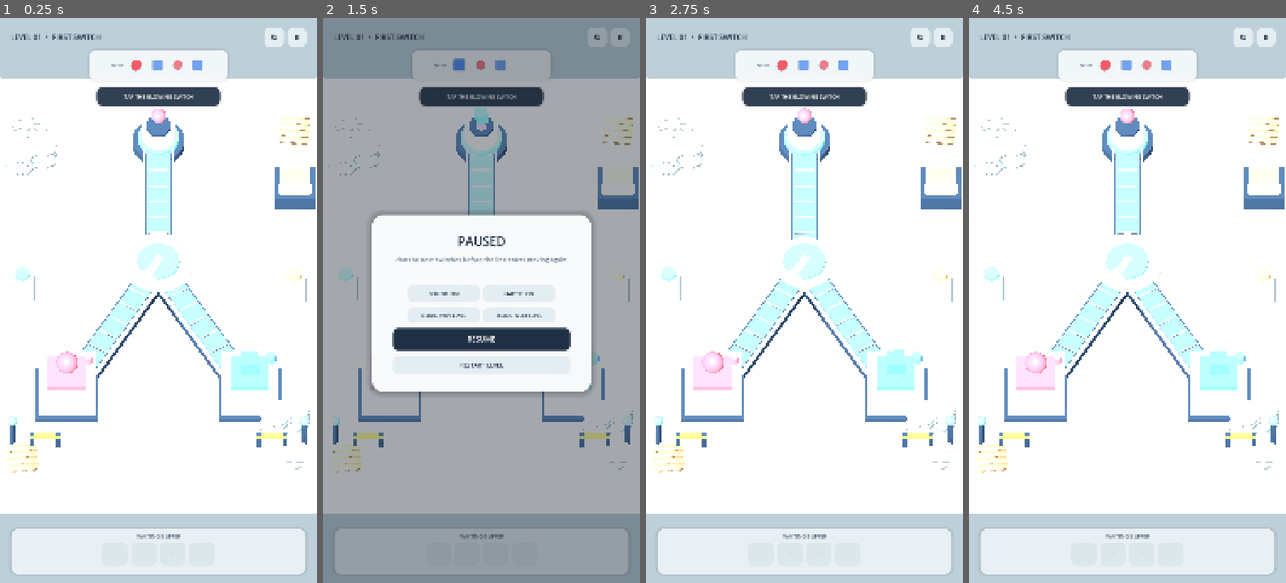
Above: before the commit, frames 1-4 (left to right).
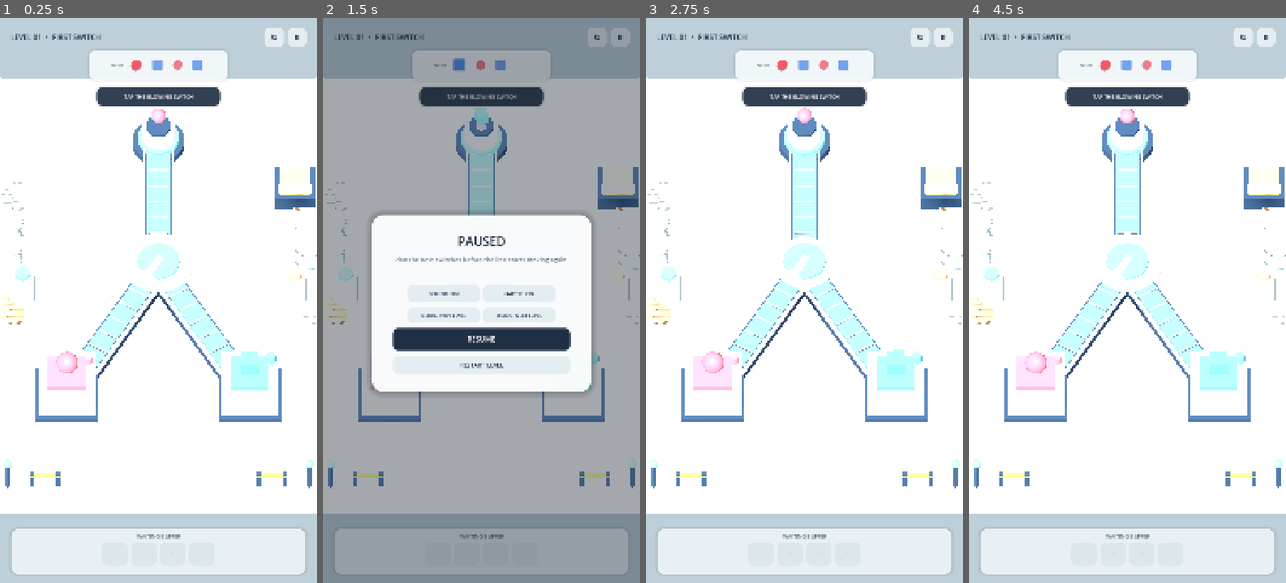
Above: after the commit, the same moments.

Repository: mocchaust64/rail_game
Game: Godot game, scene res://app/main.tscn
Same seed, same stepped clock (60 frames per second), same inputs: the game is played once before the commit and once after it.
Inputs:
- Up to frame 1 (0.25 s): no input
- Up to frame 2 (1.5 s): click "↻" at 0.5 s; click "Ⅱ" at 1.25 s
- Up to frame 3 (2.75 s): click "RESTART LEVEL" at 2 s
- Up to frame 4 (4.5 s): click "↻" at 2.75 s; click "Ⅱ" at 3.5 s; click "RESTART LEVEL" at 4.25 s

The runs differ from the first frame. In frame 1, 2.0% of the frame differs, in the area x 0-100%, y 17-84%; in frame 2, 1.6%; in frame 3, 2.0%; in frame 4, 2.0%.

Commit message:
fix: stop decoration props from clipping through receivers and sources
Prop positions were fixed globals while receiver and source positions come
from per-level JSON, so decoration overlapped gameplay actors on all ten
levels: 125 violations at a 1.8 unit clearance.

- move the layout into the outer side lanes and back corners, bands that
  clear every actor position across all ten levels
- filter every decoration node against the level's occupied points at build
  time, so a future level drops a prop instead of clipping through it
- tag decoration into a group; Godot discards duplicate node names on
  add_child, so name-based lookup silently missed seven of eight props
- add tests/prop_clearance_check.gd to the standard Godot check

Co-Authored-By: Claude Opus 5 (1M context) <noreply@anthropic.com>

Diff:
--- a/game/game_controller.gd
+++ b/game/game_controller.gd
@@ -147,15 +147,20 @@
     _buffer_chute = null
 
 func _build_level() -> void:
-    VisualFactory.create_floor(_world)
-    _buffer_chute = VisualFactory.create_buffer_chute(_world)
-
+    # Node positions are parsed first: the floor decoration needs them so props
+    # can be filtered away from wherever this level puts its receivers and sources.
+    var occupied: Array[Vector2] = []
     for raw_node in level["nodes"]:
         var node: Dictionary = raw_node
         var id := String(node["id"])
         nodes_by_id[id] = node
         var p: Array = node["pos"]
         positions[id] = Vector3(float(p[0]), 0.0, float(p[1]))
+        if String(node.get("type", "normal")) in ["receiver", "source"]:
+            occupied.append(Vector2(float(p[0]), float(p[1])))
+
+    VisualFactory.create_floor(_world, occupied)
+    _buffer_chute = VisualFactory.create_buffer_chute(_world)
 
     var drawn: Dictionary = {}
     for id in nodes_by_id:
--- a/gameplay/visual_factory.gd
+++ b/gameplay/visual_factory.gd
@@ -44,7 +44,7 @@
         "yellow": return YELLOW
         _: return Color.WHITE
 
-static func create_floor(parent: Node3D) -> Node3D:
+static func create_floor(parent: Node3D, occupied: Array = []) -> Node3D:
     var root := Node3D.new()
     root.name = "ToyFactoryBoard"
     parent.add_child(root)
@@ -81,7 +81,7 @@
         rail.position = Vector3(0, 0.02, float(z))
         root.add_child(rail)
 
-    _create_decor(root)
+    _create_decor(root, occupied)
     return root
 
 static func create_track(parent: Node3D, from_pos: Vector3, to_pos: Vector3) -> Node3D:
@@ -282,77 +282,112 @@
         tween.parallel().tween_property(piece, "scale", Vector3.ONE * 0.05, 0.40)
     root.get_tree().create_timer(1.05).timeout.connect(root.queue_free)
 
-static func _create_decor(parent: Node3D) -> void:
-    # All decoration lives outside the actionable center so it never competes with gameplay.
-    # CC0 vendor geometry is deliberately limited to environmental dressing.
+# Every decoration node joins this group so the clearance check can measure
+# what actually ends up in the scene, rather than guessing from node names.
+const DECOR_GROUP := "decoration"
+
+# Minimum distance from any receiver or source, in board units. Derived from the
+# geometry: the receiver body is a 1.55 box, so 0.78 half extent, plus roughly
+# 0.5 for the widest prop, plus margin. Retune here if actor sizes change.
+const DECOR_CLEARANCE := 1.8
+
+# Decoration lives in the two outer side lanes and the back corners. Those bands
+# were chosen because they clear every actor position across all ten levels; the
+# runtime filter below is the safety net for levels added later.
+const DECOR_VENDOR: Array = [
+    {"mesh": "loaded", "pos": Vector3(-4.12, -0.12, -3.25), "rot": 0.12, "scale": 0.215},
+    {"mesh": "loaded", "pos": Vector3(4.12, -0.12, 0.55), "rot": 3.2216, "scale": 0.195},
+    {"mesh": "pallet", "pos": Vector3(4.12, -0.12, -3.25), "rot": -0.08, "scale": 0.205},
+    {"mesh": "pallet", "pos": Vector3(-4.12, -0.12, 0.55), "rot": 3.2416, "scale": 0.205},
+    {"mesh": "barrel", "pos": Vector3(-4.12, 0.33, -1.95), "rot": 0.0, "scale": 0.82},
+    {"mesh": "barrel", "pos": Vector3(-4.12, 0.33, -1.20), "rot": 0.4, "scale": 0.82},
+    {"mesh": "barrel", "pos": Vector3(4.12, 0.33, -1.95), "rot": 0.0, "scale": 0.82},
+    {"mesh": "barrel", "pos": Vector3(4.12, 0.33, -1.20), "rot": 0.4, "scale": 0.82},
+]
+
+
+static func _add_decor(parent: Node3D, node: Node3D) -> void:
+    node.add_to_group(DECOR_GROUP)
+    parent.add_child(node)
+
+
+static func _clears(pos: Vector3, occupied: Array) -> bool:
+    var flat := Vector2(pos.x, pos.z)
+    for point in occupied:
+        if flat.distance_to(point as Vector2) < DECOR_CLEARANCE:
+            return false
+    return true
+
+
+# occupied is an Array of Vector2 giving receiver and source positions in board XZ.
+static func _create_decor(parent: Node3D, occupied: Array) -> void:
+    # All decoration lives outside the actionable center so it never competes with
+    # gameplay. CC0 vendor geometry is deliberately limited to environmental dressing.
     var pallet_tint := Color("#A97F62")
     var cargo_tint := Color("#B7C6CE")
     var barrel_tint := Color("#91A9B5")
 
-    # Two loaded pallets anchor the lower factory corners. The low-poly silhouette reads
-    # much richer than primitive cubes without stealing attention from the puzzle.
-    var loaded_left := _vendor_mesh(KAYKIT_LOADED_PALLET, cargo_tint, Vector3.ONE * 0.215)
-    loaded_left.position = Vector3(-3.65, -0.12, -5.42)
-    loaded_left.rotation.y = 0.12
-    parent.add_child(loaded_left)
-
-    var loaded_right := _vendor_mesh(KAYKIT_LOADED_PALLET, cargo_tint, Vector3.ONE * 0.195)
-    loaded_right.position = Vector3(3.66, -0.12, 5.42)
-    loaded_right.rotation.y = PI + 0.08
-    parent.add_child(loaded_right)
-
-    # Bare pallets make the scene feel like a working toy factory while keeping a clear
-    # center lane for gameplay.
-    for spec in [
-        [Vector3(3.72, -0.12, -5.48), -0.08],
-        [Vector3(-3.72, -0.12, 5.48), PI + 0.10],
-    ]:
-        var pallet := _vendor_mesh(KAYKIT_PALLET, pallet_tint, Vector3.ONE * 0.205)
-        pallet.position = spec[0]
-        pallet.rotation.y = spec[1]
-        parent.add_child(pallet)
-
-    # CC0 barrel props are placed in pairs. Their original low-poly faceting is preserved,
-    # but the project material unifies them with Flow Factory's palette.
-    for pos in [
-        Vector3(-3.78, 0.33, -4.35),
-        Vector3(-3.18, 0.33, -4.55),
-        Vector3(3.75, 0.33, 4.22),
-        Vector3(3.18, 0.33, 4.47),
-    ]:
-        var barrel := _vendor_mesh(KAYKIT_BARREL, barrel_tint, Vector3.ONE * 0.82)
-        barrel.position = pos
-        parent.add_child(barrel)
+    for entry in DECOR_VENDOR:
+        var spec: Dictionary = entry
+        var pos: Vector3 = spec["pos"]
+        if not _clears(pos, occupied):
+            continue
+        var resource: Resource = KAYKIT_BARREL
+        var tint := barrel_tint
+        match String(spec["mesh"]):
+            "loaded":
+                resource = KAYKIT_LOADED_PALLET
+                tint = cargo_tint
+            "pallet":
+                resource = KAYKIT_PALLET
+                tint = pallet_tint
+        var scale_value: float = spec["scale"]
+        var prop := _vendor_mesh(resource, tint, Vector3.ONE * scale_value)
+        prop.position = pos
+        prop.rotation.y = float(spec["rot"])
+        _add_decor(parent, prop)
 
     # Custom tanks complement the imported props without multiplying external dependencies.
     for x in [-3.72, 3.72]:
+        var tank_pos := Vector3(float(x), 0.42, 0.1)
+        if not _clears(tank_pos, occupied):
+            continue
         var tank := _cylinder(0.34, 1.12, Color("#AEBFC8"), 0.70, 0.0, 0.08)
-        tank.position = Vector3(float(x), 0.42, 0.1)
-        parent.add_child(tank)
+        tank.position = tank_pos
+        _add_decor(parent, tank)
         var tank_cap := _cylinder(0.20, 0.12, GREEN_ACCENT if x < 0 else ORANGE_ACCENT, 0.44, 0.22)
         tank_cap.position = Vector3(float(x), 1.02, 0.1)
-        parent.add_child(tank_cap)
-
-    # Compact safety barriers visually frame the upper workspace.
+        _add_decor(parent, tank_cap)
+
+    # Compact safety barriers frame the back of the workspace, behind every receiver.
     for x in [-3.45, 3.45]:
+        var inner := float(x + (0.72 if x < 0 else -0.72))
+        var post_a_pos := Vector3(float(x), 0.16, 6.35)
+        var post_b_pos := Vector3(inner, 0.16, 6.35)
+        if not _clears(post_a_pos, occupied) or not _clears(post_b_pos, occupied):
+            continue
         var post_a := _box(Vector3(0.12, 0.52, 0.12), MACHINE_DARK, 0.80)
-        post_a.position = Vector3(float(x), 0.16, 5.02)
-        parent.add_child(post_a)
+        post_a.position = post_a_pos
+        _add_decor(parent, post_a)
         var post_b := _box(Vector3(0.12, 0.52, 0.12), MACHINE_DARK, 0.80)
-        post_b.position = Vector3(float(x + (0.72 if x < 0 else -0.72)), 0.16, 5.02)
-        parent.add_child(post_b)
+        post_b.position = post_b_pos
+        _add_decor(parent, post_b)
         var bar := _box(Vector3(0.82, 0.12, 0.12), YELLOW, 0.62)
-        bar.position = Vector3(float(x + (0.36 if x < 0 else -0.36)), 0.34, 5.02)
-        parent.add_child(bar)
+        bar.position = Vector3(float(x + (0.36 if x < 0 else -0.36)), 0.34, 6.35)
+        _add_decor(parent, bar)
 
     # Corner status beacons provide subtle animation targets for the eye.
-    for x in [-4.0, 4.0]:
+    for x in [-4.12, 4.12]:
+        var pole_pos := Vector3(float(x), 0.34, 6.35)
+        if not _clears(pole_pos, occupied):
+            continue
         var pole := _cylinder(0.07, 0.94, MACHINE_DARK, 0.8)
-        pole.position = Vector3(float(x), 0.34, 4.9)
-        parent.add_child(pole)
+        pole.position = pole_pos
+        _add_decor(parent, pole)
         var lamp := _sphere(0.13, GREEN_ACCENT, 0.35, 0.55)
-        lamp.position = Vector3(float(x), 0.88, 4.9)
-        parent.add_child(lamp)
+        lamp.position = Vector3(float(x), 0.88, 6.35)
+        _add_decor(parent, lamp)
+
 
 static func _vendor_mesh(resource: Resource, tint: Color, scale_value: Vector3) -> MeshInstance3D:
     var node := MeshInstance3D.new()
--- /dev/null
+++ b/tests/prop_clearance_check.gd
@@ -0,0 +1,115 @@
+extends SceneTree
+# Headless regression check for decoration/gameplay overlap.
+#
+# Decoration props are placed from a fixed layout while receivers and sources
+# come from per-level JSON, so a prop can land on top of a gameplay actor.
+# This walks the real scene VisualFactory builds and measures it.
+
+const CLEARANCE_RADIUS := 1.8
+const BLOCKING_TYPES := ["receiver", "source"]
+# 8 vendor props, 4 tank parts, 6 barrier parts, 4 beacon parts.
+const EXPECTED_DECOR_NODES := 22
+
+
+func _initialize() -> void:
+	var failures: Array[String] = []
+	var dir := DirAccess.open("res://levels")
+	var level_files: Array[String] = []
+	for name in dir.get_files():
+		if name.begins_with("level_") and name.ends_with(".json"):
+			level_files.append(name)
+	level_files.sort()
+
+	for name in level_files:
+		failures.append_array(_check_level("res://levels/%s" % name))
+	failures.append_array(_check_layout_is_not_stripped(level_files))
+	failures.append_array(_check_filter_actually_drops())
+
+	if failures.is_empty():
+		print("prop clearance: PASS (%d levels)" % level_files.size())
+		quit(0)
+		return
+	for line in failures:
+		printerr(line)
+	printerr("prop clearance: FAIL (%d violations)" % failures.size())
+	quit(1)
+
+
+func _check_level(path: String) -> Array[String]:
+	var file := FileAccess.open(path, FileAccess.READ)
+	var level: Dictionary = JSON.parse_string(file.get_as_text())
+	var level_id := int(level["id"])
+
+	var occupied: Array[Vector2] = []
+	for raw in level["nodes"]:
+		var node: Dictionary = raw
+		if String(node.get("type", "normal")) in BLOCKING_TYPES:
+			var p: Array = node["pos"]
+			occupied.append(Vector2(float(p[0]), float(p[1])))
+
+	var world := Node3D.new()
+	root.add_child(world)
+	VisualFactory.create_floor(world, occupied)
+
+	var violations: Array[String] = []
+	for prop in _collect_props(world):
+		var flat := Vector2(prop.position.x, prop.position.z)
+		for point in occupied:
+			var d := flat.distance_to(point)
+			if d < CLEARANCE_RADIUS:
+				violations.append(
+					"level %02d: prop at (%.2f, %.2f) is %.2f from actor at (%.2f, %.2f), needs %.2f"
+					% [level_id, flat.x, flat.y, d, point.x, point.y, CLEARANCE_RADIUS]
+				)
+	world.queue_free()
+	return violations
+
+
+# Decoration is identified by group membership, not by node name: Godot drops
+# duplicate node names on add_child, so name matching silently misses most props.
+func _collect_props(node: Node) -> Array[Node3D]:
+	var found: Array[Node3D] = []
+	if node is Node3D and node.is_in_group(VisualFactory.DECOR_GROUP):
+		found.append(node as Node3D)
+	for child in node.get_children():
+		found.append_array(_collect_props(child))
+	return found
+
+
+# A clearance check passes trivially if the filter removes everything, so the
+# layout must survive intact on every shipped level. It was chosen to do so.
+func _check_layout_is_not_stripped(level_files: Array[String]) -> Array[String]:
+	var problems: Array[String] = []
+	for name in level_files:
+		var file := FileAccess.open("res://levels/%s" % name, FileAccess.READ)
+		var level: Dictionary = JSON.parse_string(file.get_as_text())
+		var occupied: Array[Vector2] = []
+		for raw in level["nodes"]:
+			var node: Dictionary = raw
+			if String(node.get("type", "normal")) in BLOCKING_TYPES:
+				var p: Array = node["pos"]
+				occupied.append(Vector2(float(p[0]), float(p[1])))
+		var world := Node3D.new()
+		root.add_child(world)
+		VisualFactory.create_floor(world, occupied)
+		var kept := _collect_props(world).size()
+		if kept < EXPECTED_DECOR_NODES:
+			problems.append(
+				"level %02d: only %d of %d decoration nodes survived the clearance filter"
+				% [int(level["id"]), kept, EXPECTED_DECOR_NODES]
+			)
+		world.queue_free()
+	return problems
+
+
+# The guard itself must work: drop an actor onto a known prop and that prop goes.
+func _check_filter_actually_drops() -> Array[String]:
+	var world := Node3D.new()
+	root.add_child(world)
+	var on_top_of_a_barrel: Array[Vector2] = [Vector2(-4.12, -1.95)]
+	VisualFactory.create_floor(world, on_top_of_a_barrel)
+	var kept := _collect_props(world).size()
+	world.queue_free()
+	if kept >= EXPECTED_DECOR_NODES:
+		return ["clearance filter is a no-op: %d nodes kept with an actor placed on a prop" % kept]
+	return []
Not shown, changed: scripts/run_godot_check.sh
